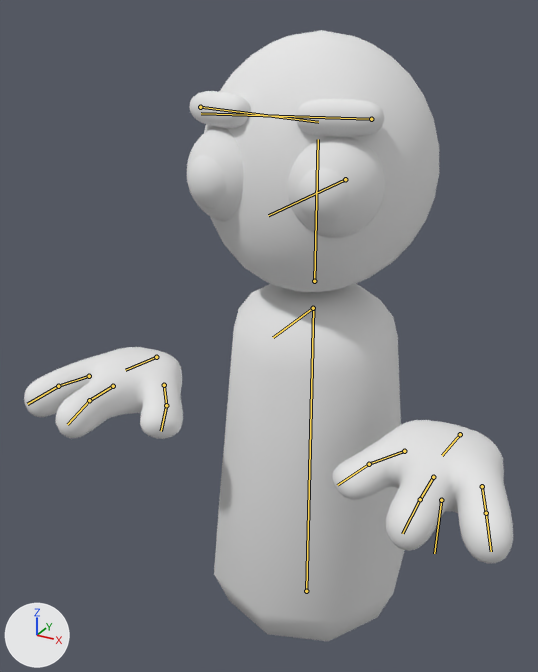
The glTF model src/features/player/assets/models/simple/guy.glb as it was, and as the next commit left it.
One viewpoint serves both versions: a camera (50 mm lens) standing at (0.755, -1.611, 1.628) and looking at (-0.058, -0.133, 0.889). The lights are fixed; the arrows at lower left show +X, +Y and +Z. The picture after the commit comes second. The bones that change, and the others that lie on the model, are drawn over the model as lines.

Names of what the first picture shows: 'Body', 'Hands', 'Head'.
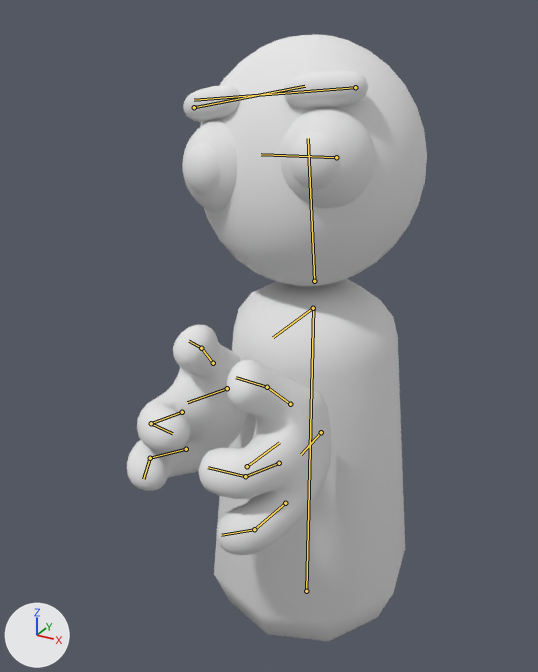
The newer file adds an action. The first version stands in its rest pose; the second is drawn at frame 20 of the action 'sax_play.loop'.

Boxes (x1, y1, x2, y2) around the edits, measured in the pictures (538 x 672 px):
'Hands', posed (58% narrower)
    before: (24, 347, 513, 564)
    after: (127, 325, 332, 555)
'Head', posed
    before: (187, 30, 439, 292)
    after: (182, 35, 427, 287)
bone 'Head', root to tip
    before: (314, 281) to (318, 139)
    after: (314, 281) to (308, 138)
bone 'Hand.L', root to tip
    before: (460, 434) to (442, 455)
    after: (321, 432) to (301, 454)
bone 'Pinkie.L', root to tip
    before: (482, 486) to (486, 513)
    after: (285, 503) to (254, 529)
bone 'Pinkie.L.001', root to tip
    before: (486, 513) to (491, 551)
    after: (254, 529) to (221, 535)
bone 'Midfinger.L', root to tip
    before: (433, 477) to (420, 499)
    after: (279, 463) to (245, 476)
bone 'Midfinger.L.001', root to tip
    before: (420, 499) to (402, 533)
    after: (245, 476) to (208, 467)
bone 'Hand.R', root to tip
    before: (156, 357) to (125, 370)
    after: (227, 388) to (187, 402)
bone 'Pinkie.R', root to tip
    before: (89, 376) to (58, 386)
    after: (186, 449) to (150, 458)
bone 'Pinkie.R.001', root to tip
    before: (58, 386) to (27, 404)
    after: (150, 458) to (143, 479)
bone 'Midfinger.R', root to tip
    before: (113, 386) to (89, 400)
    after: (182, 412) to (151, 423)
bone 'Midfinger.R.001', root to tip
    before: (89, 400) to (67, 424)
    after: (151, 423) to (172, 433)

The change, as a list of edits to the scene's bpy script:
```text
Change bone_head:
    where bone_head = bpy.data.objects['Armature'].pose.bones['Head']  # child of 'Root'
    bone_head.rotation_quaternion: (1.0, 0.0, 0.0, 0.0) -> (0.994, -0.083, 0.006, 0.077)  # degrees (0, 0, 0) -> degrees (-9, 1, 9)
Change bone_hand_l:
    where bone_hand_l = bpy.data.objects['Armature'].pose.bones['Hand.L']  # child of 'HandsRoot'
    bone_hand_l.location: (0.0, 0.0, 0.0) -> (-0.006, 0.184, -0.263)
    bone_hand_l.rotation_quaternion: (1.0, 0.0, 0.0, 0.0) -> (0.757, 0.044, -0.65, -0.055)  # degrees (0, 0, 0) -> degrees (42, -78, -43)
Change bone_pinkie_l:
    where bone_pinkie_l = bpy.data.objects['Armature'].pose.bones['Pinkie.L']  # child of 'Hand.L'
    bone_pinkie_l.rotation_quaternion: (1.0, 0.0, 0.0, 0.0) -> (0.983, -0.003, 0.061, 0.175)  # degrees (0, 0, 0) -> degrees (1, 7, 20)
Change bone_pinkie_l_001:
    where bone_pinkie_l_001 = bpy.data.objects['Armature'].pose.bones['Pinkie.L.001']  # child of 'Pinkie.L'
    bone_pinkie_l_001.rotation_quaternion: (1.0, 0.0, 0.0, 0.0) -> (0.888, 0.038, 0.166, 0.428)  # degrees (0, 0, 0) -> degrees (13, 15, 53)
Change bone_midfinger_l:
    where bone_midfinger_l = bpy.data.objects['Armature'].pose.bones['Midfinger.L']  # child of 'Hand.L'
    bone_midfinger_l.rotation_quaternion: (1.0, 0.0, 0.0, 0.0) -> (0.987, -0.002, 0.0, 0.16)  # degrees (0, 0, 0) -> degrees (0, 0, 18)
Change bone_midfinger_l_001:
    where bone_midfinger_l_001 = bpy.data.objects['Armature'].pose.bones['Midfinger.L.001']  # child of 'Midfinger.L'
    bone_midfinger_l_001.rotation_quaternion: (1.0, 0.0, 0.0, 0.0) -> (0.881, -0.009, -0.016, 0.472)  # degrees (0, 0, 0) -> degrees (-2, -1, 56)
Change bone_hand_r:
    where bone_hand_r = bpy.data.objects['Armature'].pose.bones['Hand.R']  # child of 'HandsRoot'
    bone_hand_r.location: (0.0, 0.0, 0.0) -> (-0.02, 0.141, -0.312)
    bone_hand_r.rotation_quaternion: (1.0, 0.0, 0.0, 0.0) -> (0.707, 0.06, 0.702, 0.064)  # degrees (0, 0, 0) -> degrees (88, 80, 88)
Change bone_pinkie_r:
    where bone_pinkie_r = bpy.data.objects['Armature'].pose.bones['Pinkie.R']  # child of 'Hand.R'
    bone_pinkie_r.rotation_quaternion: (1.0, 0.0, 0.0, 0.0) -> (0.962, -0.142, 0.032, 0.23)  # degrees (0, 0, 0) -> degrees (-15, 7, 26)
Change bone_pinkie_r_001:
    where bone_pinkie_r_001 = bpy.data.objects['Armature'].pose.bones['Pinkie.R.001']  # child of 'Pinkie.R'
    bone_pinkie_r_001.rotation_quaternion: (1.0, 0.0, 0.0, 0.0) -> (0.934, -0.013, -0.025, -0.356)  # degrees (0, 0, 0) -> degrees (0, -3, -42)
Change bone_midfinger_r:
    where bone_midfinger_r = bpy.data.objects['Armature'].pose.bones['Midfinger.R']  # child of 'Hand.R'
    bone_midfinger_r.rotation_quaternion: (1.0, 0.0, 0.0, 0.0) -> (0.995, 0.012, -0.002, 0.098)  # degrees (0, 0, 0) -> degrees (1, 0, 11)
Change bone_midfinger_r_001:
    where bone_midfinger_r_001 = bpy.data.objects['Armature'].pose.bones['Midfinger.R.001']  # child of 'Midfinger.R'
    bone_midfinger_r_001.rotation_quaternion: (1.0, 0.0, 0.0, 0.0) -> (0.85, -0.046, 0.051, -0.522)  # degrees (0, 0, 0) -> degrees (-8, 2, -63)
```
